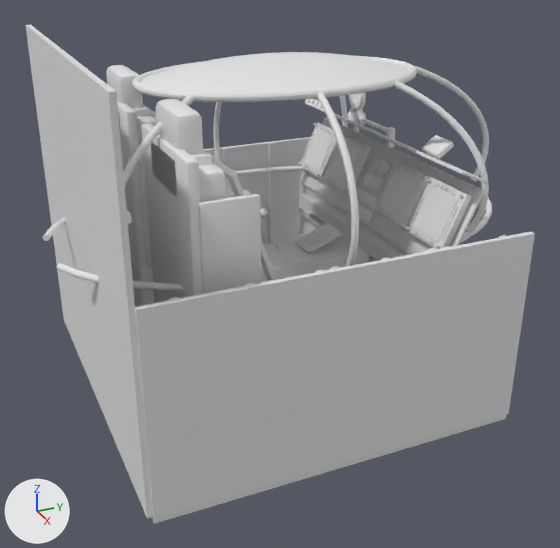
The glTF model assets/models/choppa/cockpit_striker.glb: old version first, new version second.
The view is the same before and after, from a 50 mm camera at (3.11, -1.09, 0.74) aimed at (0.43, 0.12, -0.6). The axes (+X, +Y, +Z) are drawn at lower left. The lights are the same throughout. The picture after the commit comes second. Vertices at exactly the same position are counted once.

Names of what the first picture shows: 'frame', 'shell' and 1 more.
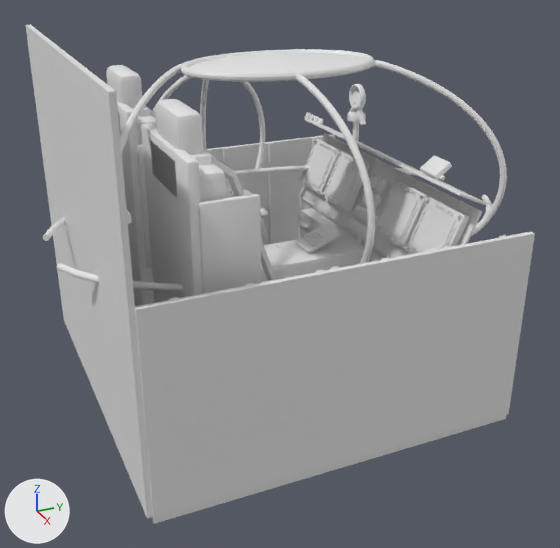
Boxes (x1, y1, x2, y2) around the edits, measured in the pictures (560 x 548 px; the box of a moved part takes in the faces that stretch with it):
'frame', reshaped
    before: (43, 52, 492, 291)
    after: (43, 49, 507, 291)
part 1 of me_roof, added
    after: (200, 79, 209, 151)
part 2 of me_roof, added
    after: (153, 75, 192, 113)
part 3 of me_roof, deleted (mostly hidden)
    before: (339, 95, 347, 127)
part 4 of me_roof, deleted
    before: (413, 65, 489, 182)
part 5 of me_roof, deleted
    before: (394, 80, 489, 233)
part 6 of me_roof, reshaped
    before: (123, 52, 417, 267)
    after: (120, 49, 507, 264)
part 7 of me_cube, moved or reshaped
    before: (299, 117, 484, 254)
    after: (299, 133, 482, 258)
part 8 of me_cube, moved or reshaped
    before: (298, 206, 378, 262)
    after: (298, 217, 313, 232)
part 9 of me_cube, deleted
    before: (298, 99, 488, 260)
part 10 of me_cube, cut back
    before: (299, 122, 472, 255)
    after: (298, 112, 485, 262)

Patch to the scene script:
```diff
--- a/assets/models/choppa/cockpit_striker.glb.py
+++ b/assets/models/choppa/cockpit_striker.glb.py
@@ me_roof @@
 # used by ob_frame; location = (0.0, 0.0, 0.0)
-me_roof.from_pydata(...)  # 2137 vertices, 4196 faces; spans x -0.32..1.04, y -0.78..1.18, z -0.39..0.27
+me_roof.from_pydata(...)  # 5457 vertices, 10840 faces; spans x -0.32..1.04, y -0.78..1.08, z -0.39..0.27
+# me_roof part 1: a new loose piece of 930 vertices spanning x -0.32..0.01, y -0.01..0.07, z -0.37..0.2, in mat_paint (white #e7e7e7)
+# me_roof part 2: a new loose piece of 920 vertices spanning x -0.28..0.01, y -0.23..0.01, z -0.38..0.2, in mat_paint (white #e7e7e7)
+# me_roof part 3: the loose piece of 150 vertices spanning x -0.2..0.08, y 0.46..0.76, z -0.35..0.21 is deleted
+# me_roof part 4: the loose piece of 150 vertices spanning x 0.35..0.37, y 0.7..1.18, z -0.35..0.21 is deleted
+# me_roof part 5: the loose piece of 150 vertices spanning x 0.64..0.92, y 0.46..0.76, z -0.35..0.21 is deleted
+# me_roof part 6: 13 vertices moved within x -0.26..0.87, y -0.65..0.53, z -0.36..0.24; 1246 vertices removed from x -0.32..1.04, y -0.65..0.72, z -0.38..0.27; 3166 vertices added at x -0.31..1.04, y -0.66..0.91, z -0.38..0.27
 me_roof.materials.append(mat_paint)
@@ me_cube @@
 # used by ob_shell; location = (0.0, 0.0, 0.0)
-me_cube.from_pydata(...)  # 15609 vertices, 29356 faces; spans x -0.41..1.13, y -0.67..0.8, z -1.14..0.34
+me_cube.from_pydata(...)  # 15450 vertices, 29056 faces; spans x -0.41..1.13, y -0.67..0.8, z -1.14..0.34
+# me_cube part 7: the loose piece of 56 vertices spanning x -0.26..0.98, y 0.53..0.68, z -0.46..-0.15 is moved by (0.0, 0.0, -0.08)
+# me_cube part 8: the loose piece of 8 vertices spanning x -0.26..0.98, y 0.53..0.55, z -0.62..-0.59 is moved by (0.0, 0.0, -0.06)
+# me_cube part 9: 156 loose pieces with 7189 vertices, spanning x -0.38..0.99, y 0.49..0.71, z -0.54..-0.02, are deleted
+# me_cube part 10: 75 vertices moved within x -0.24..0.96, y 0.53..0.61, z -0.45..-0.17; 605 vertices removed from x -0.28..1.0, y 0.53..0.71, z -0.45..-0.16; 7635 vertices added at x -0.38..1.0, y 0.49..0.71, z -0.62..-0.1
+# other edits to the shape of me_cube do not show in these pictures
 me_cube.materials.append(mat_paint)
```
